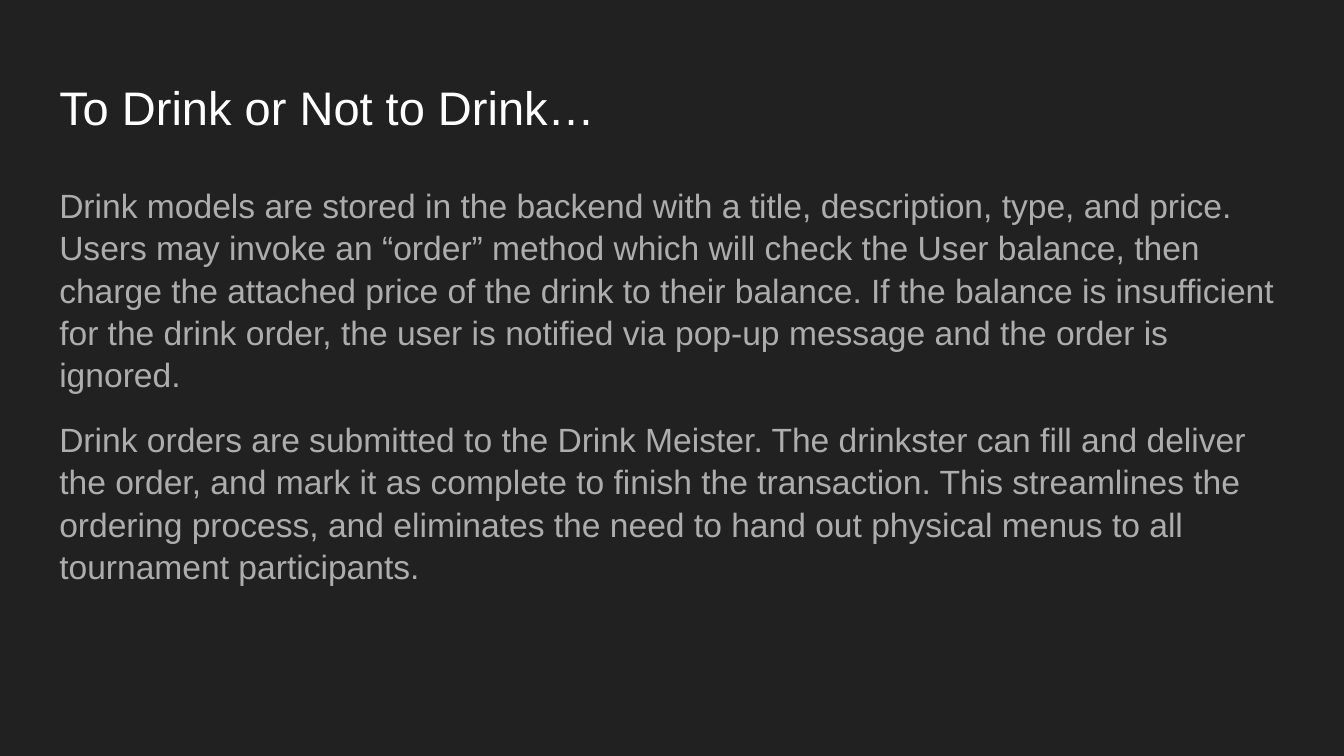
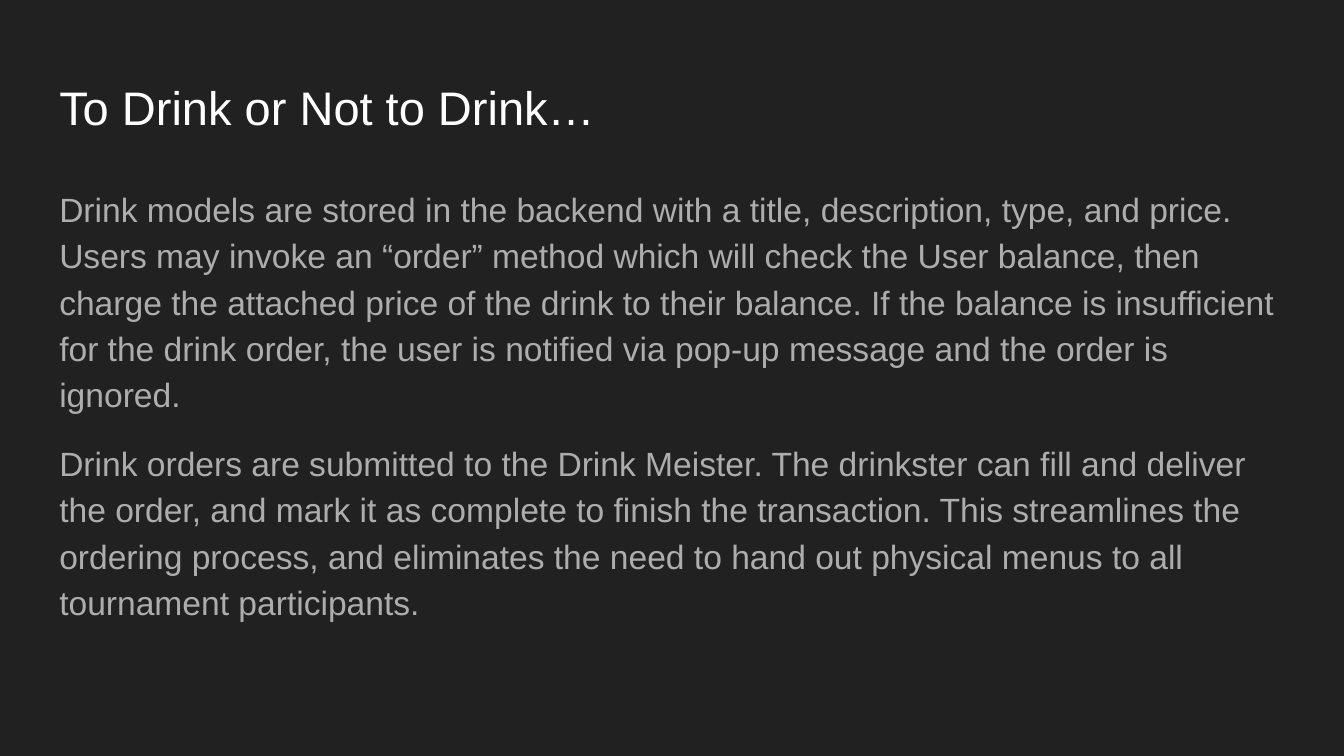
Before and after one commit to sbeckstrand/cs-3450-disk-golf, a slide deck: slide 8 of docs/presentation/CS3240 WebApp Presentation.pptx. Drawn at 1344x756 pixels with LibreOffice and Linux fonts; fonts in the diff are those of the drawing. Boxes give left, top, right and bottom in pixels: in the first picture for what was removed or moved away, otherwise in the second. Text is boxed around its words. In the diff, an @@ line names an element or a change of style, - is before the commit and + after.

```diff
--- a/docs/presentation/CS3240 WebApp Presentation.pptx
+++ b/docs/presentation/CS3240 WebApp Presentation.pptx
@@ text "Drink models are stored in ..." at (59, 197, 1274, 621): line spacing 1.05 to 1.15 @@
```
Also in this commit, not shown: 2 other slides changed, 2 slides added, 1 other file.
